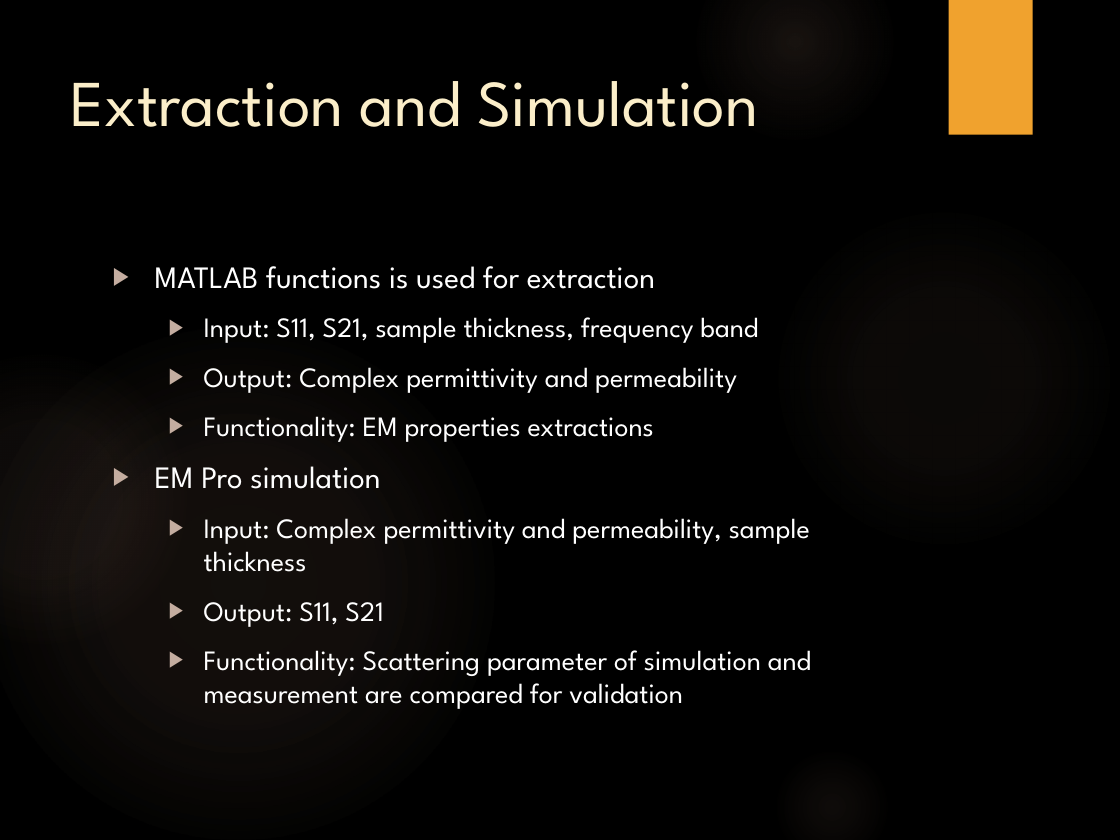
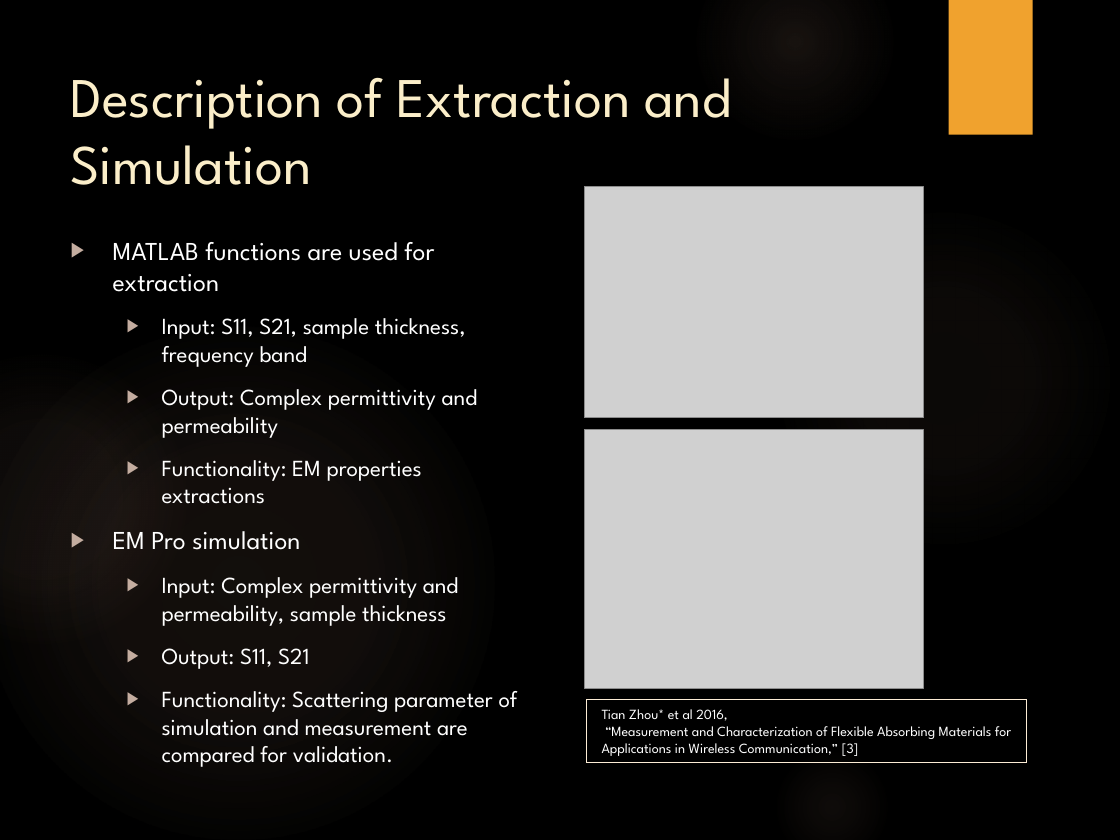
Before and after one commit to trankhiemha/ECE412-413-Capstone-Project-N3, a slide deck: slide 8 of Capstone project proposal presentation.pptx. Drawn at 1120x840 pixels with LibreOffice and Linux fonts; fonts in the diff are those of the drawing; grey boxes stand for pictures; background and template pictures are left out. Boxes give left, top, right and bottom in pixels: in the first picture for what was removed or moved away, otherwise in the second. Text is boxed around its words. In the diff, an @@ line names an element or a change of style, - is before the commit and + after.

Commit message:
Presentation Ver 1.2

```diff
--- a/Capstone project proposal presentation.pptx
+++ b/Capstone project proposal presentation.pptx
@@ title at (71,77,731,185): text changed; size 42 to 36 pt @@
-Extraction and Simulation
+Description of Extraction and Simulation
@@ picture added at (585,187,924,418) @@
@@ text "MATLAB functions are used for ...": place and size @@
-text "MATLAB functions are used for ..." at (155,266,811,709)
+text "MATLAB functions are used for ..." at (113,242,518,736)
@@ text at (113,242,434,292): text changed; size 20 to 16.6 pt @@
-▶ MATLAB functions is used for extraction
+▶ MATLAB functions are used for extraction
@@ text at (113,318,478,669): size 18 to 14.8 pt in "Input: S11, S21, sample thickness, frequency band", "Output: Complex permittivity and permeability", "Functionality: EM properties extractions", "Input: Complex permittivity and permeability, sample thickne ..." and 1 more places; size 20 to 16.6 pt in "EM Pro simulation" @@
@@ picture added at (585,429,924,688) @@
@@ text at (162,691,518,736): text changed; size 18 to 14.8 pt @@
-  ▶ Functionality: Scattering parameter of simulation and measurement are compared for validation
+  ▶ Functionality: Scattering parameter of simulation and measurement are compared for validation.
@@ rectangle added at (586,700,1026,763), outline #FCECD5 0.75 pt, 9 pt, text #FFFFFF @@
+Tian Zhou* et al 2016,
+“Measurement and Characterization of Flexible Absorbing Materials for Applications in Wireless Communication,” [3]
```
Also in this commit, not shown: 11 other slides changed, 2 slides added, 1 slide removed.
